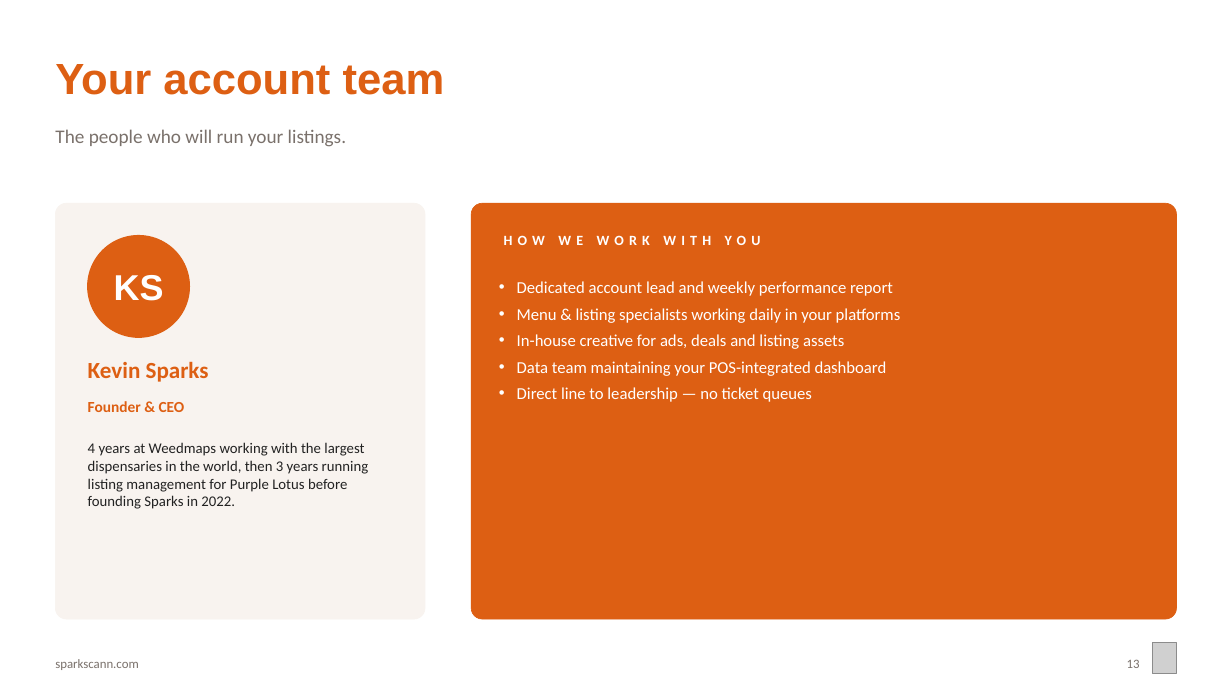
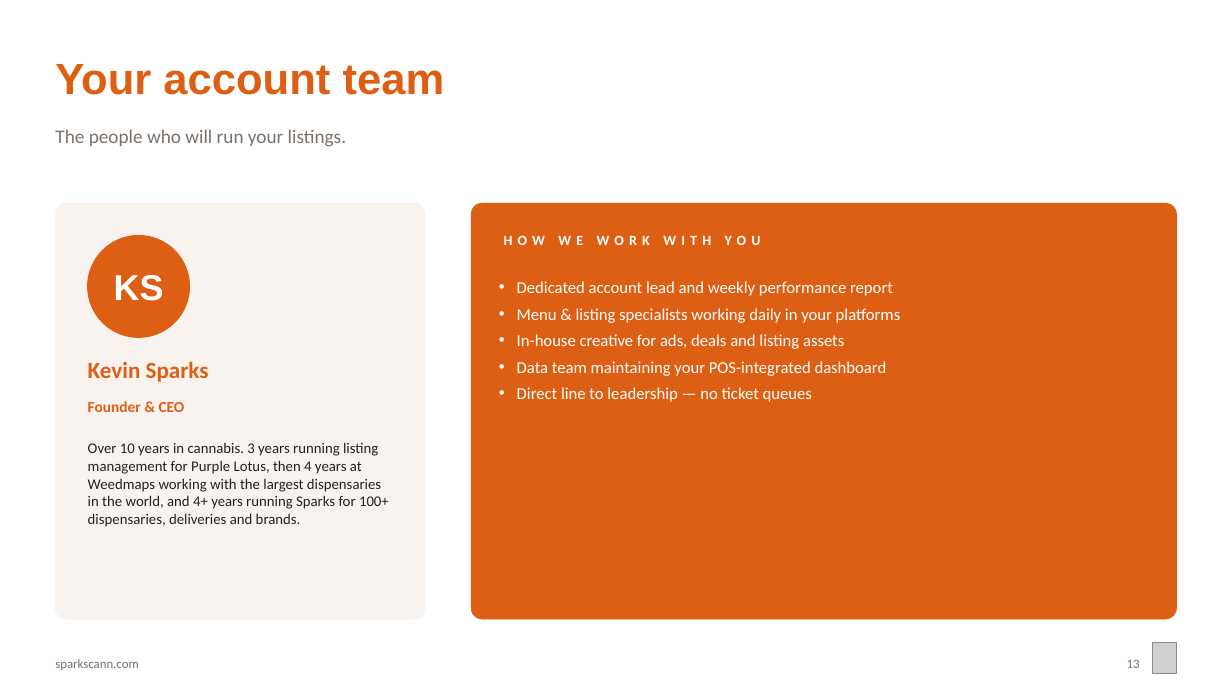
Before and after one commit to sparksmanagement/pitchdeckspecialist, a slide deck: slide 13 of decks/Sparks-x-example-green-valley.pptx. Drawn at 1232x693 pixels with LibreOffice and Linux fonts; fonts in the diff are those of the drawing; grey boxes stand for pictures. Boxes give left, top, right and bottom in pixels: in the first picture for what was removed or moved away, otherwise in the second. Text is boxed around its words. In the diff, an @@ line names an element or a change of style, - is before the commit and + after.

```diff
--- a/decks/Sparks-x-example-green-valley.pptx
+++ b/decks/Sparks-x-example-green-valley.pptx
@@ text at box(88, 442, 389, 527): text changed @@
-4 years at Weedmaps working with the largest dispensaries in the world, then 3 years running listing management for Purple Lotus before founding Sparks in 2022.
+Over 10 years in cannabis. 3 years running listing management for Purple Lotus, then 4 years at Weedmaps working with the largest dispensaries in the world, and 4+ years running Sparks for 100+ dispensaries, deliveries and brands.
```
Also in this commit, not shown: 3 other slides changed, 7 other files.
